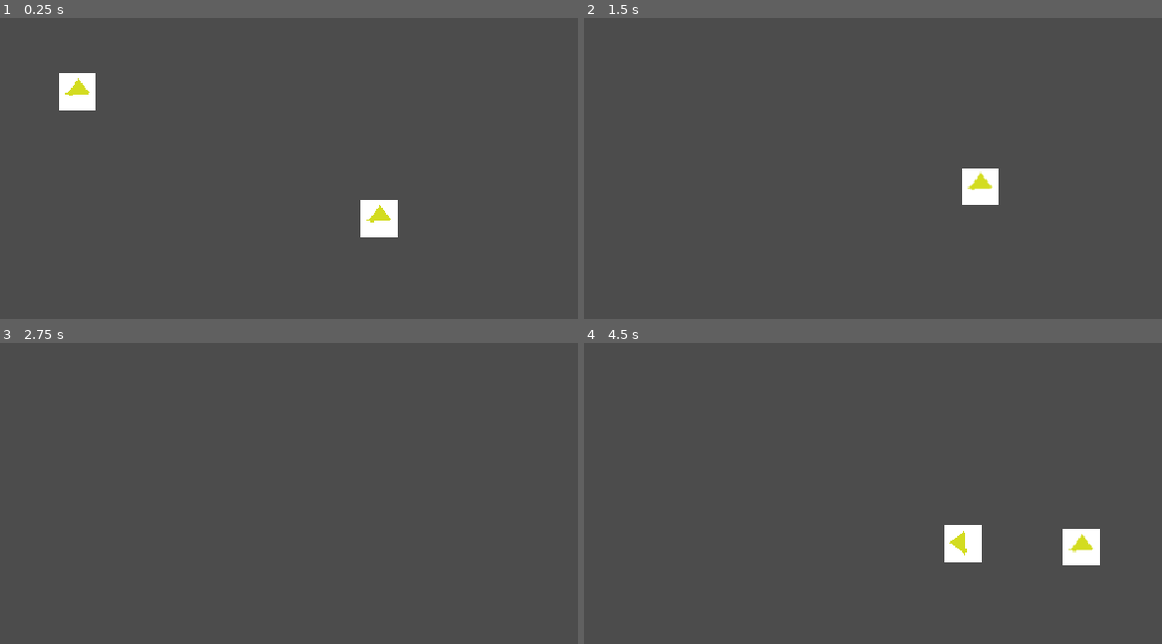
Above: before the commit, frames 1-4 (two rows, left to right).
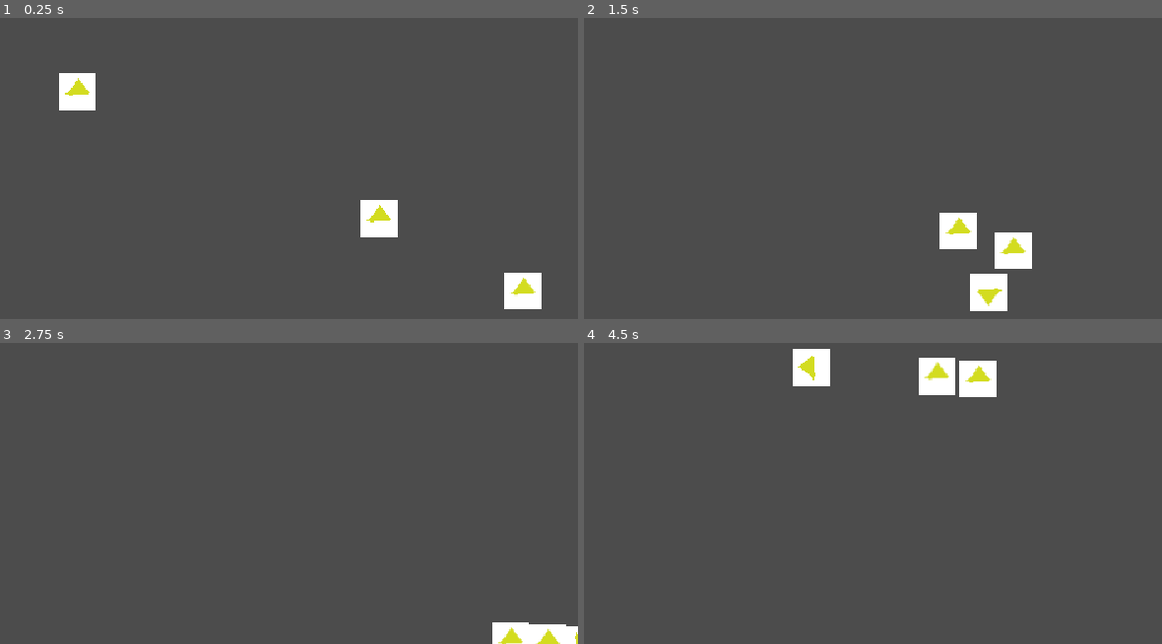
Above: after the commit, the same moments.

Repository: zliebowitz/ld54
Game: Godot game, scene res://Assets/Scenes/Screen.tscn
Two runs of this game, one before a commit and one after it. Both use one fixed random seed, a clock stepped at 60 frames per second and the inputs below.
Inputs:
- Up to frame 1 (0.25 s): no input
- Up to frame 2 (1.5 s): hold Right (ui_right) 0.53-1.28 s; hold Down (ui_down) from 1.28 s (still down)
- Up to frame 3 (2.75 s): release Down (ui_down) at 2.03 s; hold Right (ui_right) from 2.03 s (still down)
- Up to frame 4 (4.5 s): release Right (ui_right) at 2.78 s; hold Up (ui_up) 2.78-3.53 s; hold Left (ui_left) from 3.53 s (still down)

The runs differ from the first frame. In frame 1, 0.8% of the frame differs, in the area x 87-94%, y 84-97%; in frame 2, 3.1%; in frame 3, 1.0%; in frame 4, 4.0%, in the area x 36-90%, y 1-74%.

Commit message:
change kinematic clamping to global position (thanks Zach)

Diff:
--- a/game/Assets/Scripts/ControlPlayer.gd
+++ b/game/Assets/Scripts/ControlPlayer.gd
@@ -8,6 +8,7 @@
 
 func _ready():
 	screen_size = get_viewport_rect().size
+
 
 func get_input():
 	velocity = Vector2()
@@ -41,5 +42,5 @@
 	velocity = move_and_slide(velocity)
 	rotation = rotation_dir
 
-	position.x = clamp(position.x, 0, screen_size.x)
-	position.y = clamp(position.y, 0, screen_size.y)
+	global_position.x = clamp(global_position.x, 0, screen_size.x)
+	global_position.y = clamp(global_position.y, 0, screen_size.y)
--- a/game/Assets/Scripts/enemykinematics.gd
+++ b/game/Assets/Scripts/enemykinematics.gd
@@ -22,8 +22,8 @@
 		velocity = delta * speed * norm_velocity
 	move_and_slide(velocity)
 
-	position.x = clamp(position.x, 0, screen_size.x)
-	position.y = clamp(position.y, 0, screen_size.y)
+	global_position.x = clamp(global_position.x, 0, screen_size.x)
+	global_position.y = clamp(global_position.y, 0, screen_size.y)
 
 
 # Called every frame. 'delta' is the elapsed time since the previous frame.
